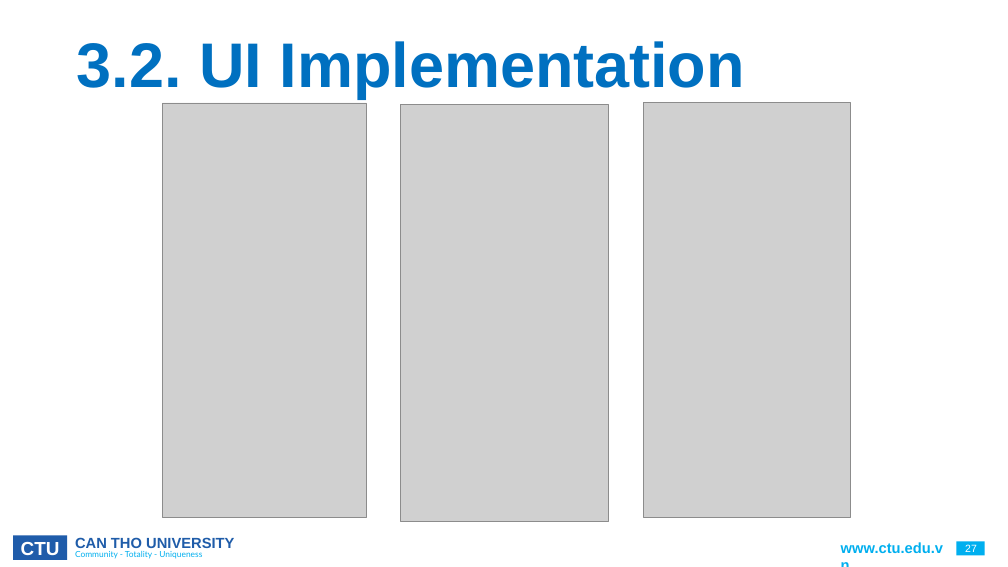
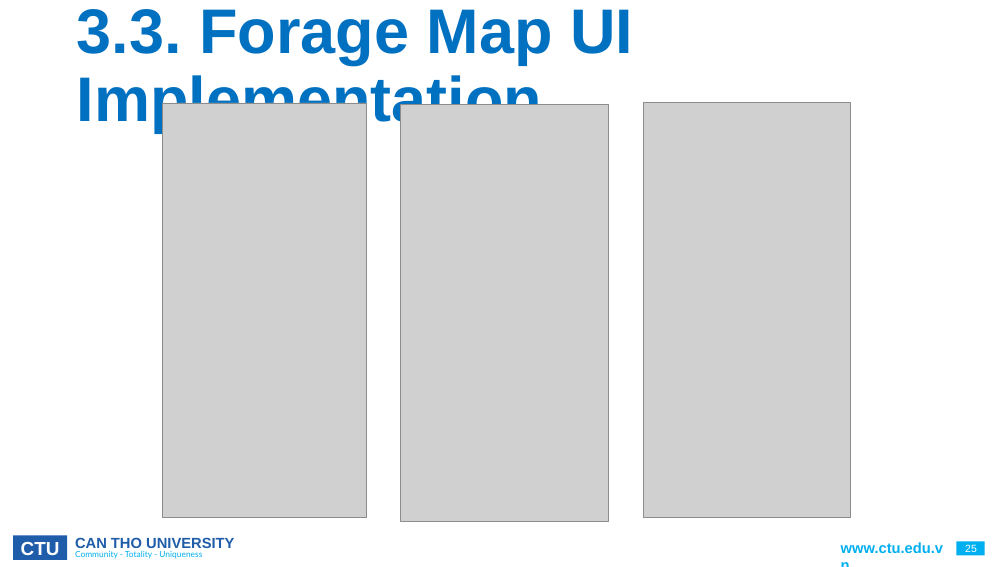
Before and after one commit to CommonHouseCat/fungiscan-mushroom-identifier, a slide deck: slide 25 of Báo cáo/GraduationThesis.pptx (slide 27 before the commit). Drawn at 1008x567 pixels with LibreOffice and Linux fonts; fonts in the diff are those of the drawing; grey boxes stand for pictures; background and template pictures are left out. Boxes give left, top, right and bottom in pixels: in the first picture for what was removed or moved away, otherwise in the second. Text is boxed around its words. In the diff, an @@ line names an element or a change of style, - is before the commit and + after.

```diff
--- a/Báo cáo/GraduationThesis.pptx
+++ b/Báo cáo/GraduationThesis.pptx
@@ title at [77, 9, 633, 133]: text changed @@
-3.2. UI Implementation
+3.3. Forage Map UI Implementation
@@ page number at [965, 544, 977, 552]: text changed @@
-27
+25
```
Also in this commit, not shown: 9 other slides changed, 2 slides removed.
